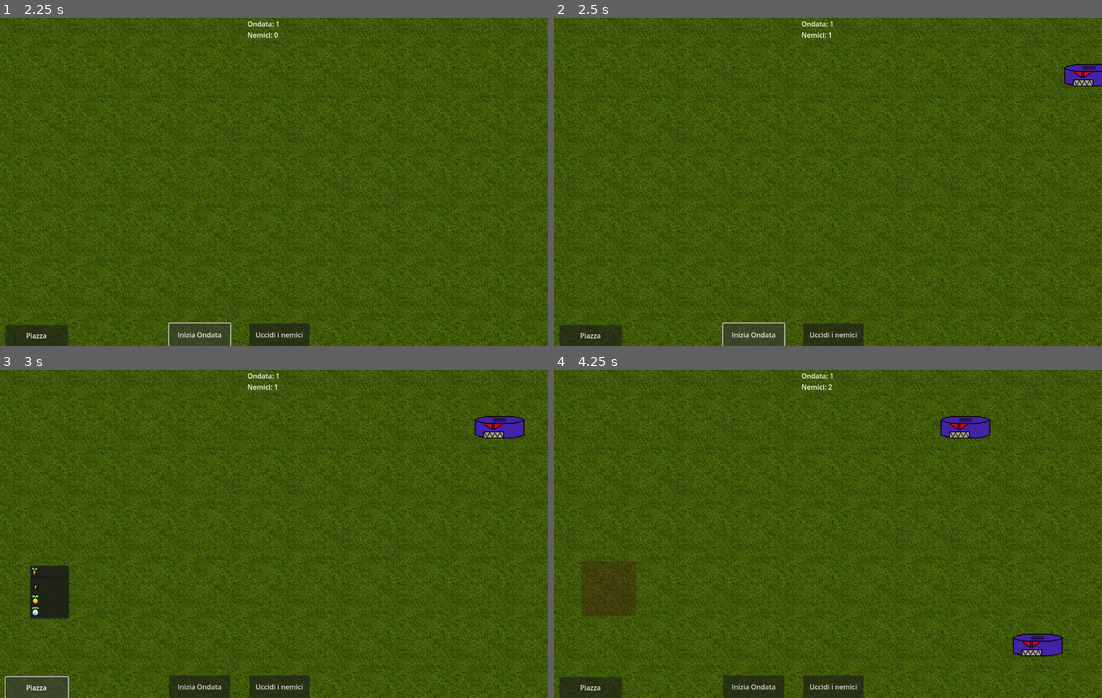
Above: before the commit, frames 1-4 (two rows, left to right).
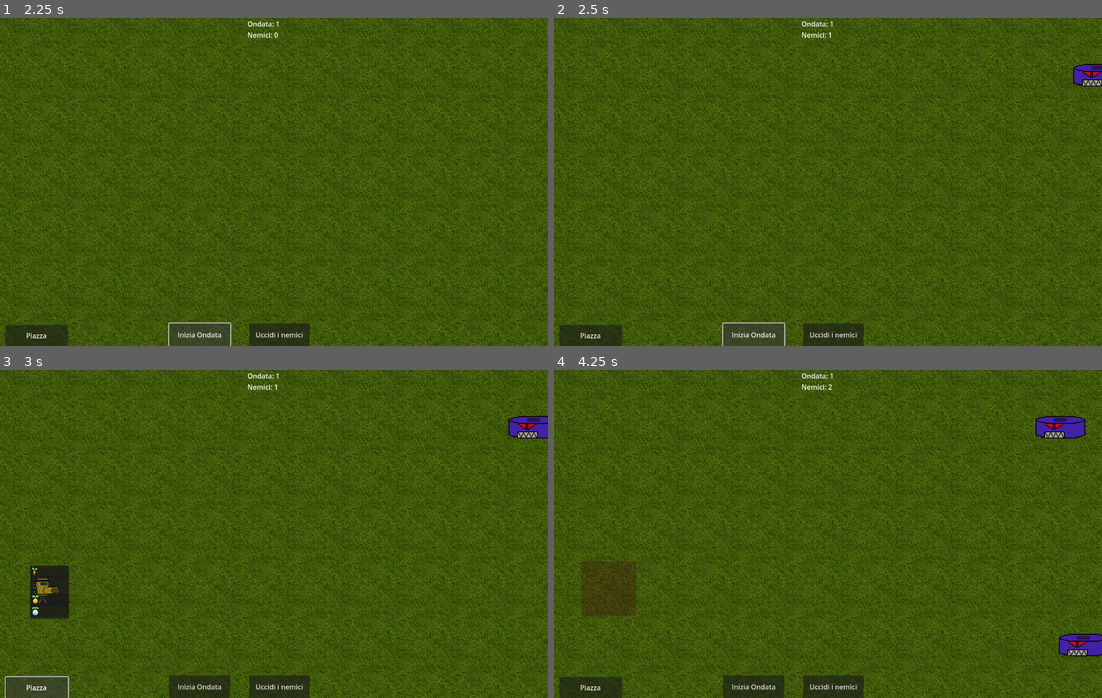
Above: after the commit, the same moments.

Repository: Gabbosenpai/Project-Hydra
Game: Godot game, scene res://Scenes/menu.tscn
The game is run twice, just before and just after one commit, with the same random seed, the same clock (stepped at 60 frames per second) and the same inputs.
Inputs (mouse positions are in pixels of both pictures, inside the frame that each line leads up to):
- Up to frame 1 (2.25 s): click "Gioca" at 0.5 s; click "Inizia Ondata" at 1.25 s; click "Inizia Ondata" at 2 s
- Up to frame 2 (2.5 s): no input
- Up to frame 3 (3 s): click "Piazza" at 2.75 s
- Up to frame 4 (4.25 s): click (603, 573) at 3.5 s

Frame 1 is identical in both runs. In frame 2, 0.3% of the frame differs, in the area x 93-100%, y 13-21%; in frame 3, 0.9%; in frame 4, 2.2%, in the area x 70-100%, y 13-88%.

Commit message:
Bolt Shooter + Animations

Diff:
--- /dev/null
+++ b/Scenes/Bullets/bolt_bullet.tscn
@@ -0,0 +1,46 @@
+[gd_scene load_steps=6 format=3 uid="uid://b05gvrc3mu25p"]
+
+[ext_resource type="Texture2D" uid="uid://cdbxvtyylngje" path="res://Assets/Sprites/Bullets/Bolt Bullet-Animation/Bolt Bullet Animation_0001.png" id="1_fl5ud"]
+[ext_resource type="Script" uid="uid://cchj7a1ftxled" path="res://Scripts/Bullets/bolt_bullet.gd" id="1_oln0k"]
+[ext_resource type="Texture2D" uid="uid://dspncuwxmjv7i" path="res://Assets/Sprites/Bullets/Bolt Bullet-Animation/Bolt Bullet Animation_0002.png" id="2_oln0k"]
+
+[sub_resource type="SpriteFrames" id="SpriteFrames_2ai5s"]
+animations = [{
+"frames": [{
+"duration": 1.0,
+"texture": ExtResource("1_fl5ud")
+}, {
+"duration": 1.0,
+"texture": ExtResource("2_oln0k")
+}],
+"loop": true,
+"name": &"travel",
+"speed": 5.0
+}]
+
+[sub_resource type="CapsuleShape2D" id="CapsuleShape2D_kxw81"]
+radius = 8.0
+height = 17.0
+
+[node name="Bullet" type="Area2D"]
+scale = Vector2(2.5, 2.5)
+script = ExtResource("1_oln0k")
+metadata/_edit_group_ = true
+
+[node name="Sprite2D" type="AnimatedSprite2D" parent="."]
+texture_filter = 1
+position = Vector2(1, -1)
+sprite_frames = SubResource("SpriteFrames_2ai5s")
+animation = &"travel"
+
+[node name="CollisionShape2D" type="CollisionShape2D" parent="."]
+position = Vector2(0.5, 0.5)
+rotation = 1.5708
+shape = SubResource("CapsuleShape2D_kxw81")
+
+[node name="VisibleOnScreenNotifier2D" type="VisibleOnScreenNotifier2D" parent="."]
+position = Vector2(0.5, 0.5)
+scale = Vector2(0.8, 0.85)
+
+[connection signal="area_entered" from="." to="." method="_on_area_entered"]
+[connection signal="screen_exited" from="VisibleOnScreenNotifier2D" to="." method="_on_visible_on_screen_notifier_2d_screen_exited"]
--- a/Scenes/Robots/romba.tscn
+++ b/Scenes/Robots/romba.tscn
@@ -65,7 +65,6 @@
 
 [node name="Robot" type="Area2D" groups=["Robot"]]
 script = ExtResource("1_mrx6w")
-speed = 165
 metadata/_edit_group_ = true
 
 [node name="RobotSprite" type="AnimatedSprite2D" parent="."]
--- /dev/null
+++ b/Scenes/Towers/bolt_shooter.tscn
@@ -0,0 +1,92 @@
+[gd_scene load_steps=16 format=3 uid="uid://dbx4ojee7stsi"]
+
+[ext_resource type="Script" uid="uid://c4avdmb4efayo" path="res://Scripts/Base Tower/base_tower.gd" id="1_yifws"]
+[ext_resource type="PackedScene" uid="uid://b05gvrc3mu25p" path="res://Scenes/Bullets/bolt_bullet.tscn" id="2_lhx2x"]
+[ext_resource type="Texture2D" uid="uid://qxwsfkdg3cng" path="res://Assets/Sprites/Towers/Bolt Shooter/Idle/Bolt Shooter-Idle_0001.png" id="3_lhx2x"]
+[ext_resource type="Texture2D" uid="uid://b0xiidl4rg8uq" path="res://Assets/Sprites/Towers/Bolt Shooter/Idle/Bolt Shooter-Idle_0002.png" id="4_d0ib5"]
+[ext_resource type="Texture2D" uid="uid://dpyppupqe10j0" path="res://Assets/Sprites/Towers/Bolt Shooter/Idle/Bolt Shooter-Idle_0003.png" id="5_3d81r"]
+[ext_resource type="Texture2D" uid="uid://ylh8iljmymgb" path="res://Assets/Sprites/Towers/Bolt Shooter/Idle/Bolt Shooter-Idle_0004.png" id="6_5g4ty"]
+[ext_resource type="Texture2D" uid="uid://2lcgpf2vkssv" path="res://Assets/Sprites/Towers/Bolt Shooter/Idle/Bolt Shooter-Idle_0005.png" id="7_bk8oq"]
+[ext_resource type="Texture2D" uid="uid://y43uqkwtmahv" path="res://Assets/Sprites/Towers/Bolt Shooter/Idle/Bolt Shooter-Idle_0006.png" id="8_ipy0i"]
+[ext_resource type="Texture2D" uid="uid://cvweo1l52fp1k" path="res://Assets/Sprites/Towers/Bolt Shooter/Shoot/Bolt Shooter-Shoot_0003.png" id="11_wb0jr"]
+[ext_resource type="Texture2D" uid="uid://c78sluu2xpgq3" path="res://Assets/Sprites/Towers/Bolt Shooter/Shoot/Bolt Shooter-Shoot_0004.png" id="12_j5uy7"]
+[ext_resource type="Texture2D" uid="uid://clk2y7rsh1tls" path="res://Assets/Sprites/Towers/Bolt Shooter/Shoot/Bolt Shooter-Shoot_0005.png" id="13_i5y0u"]
+[ext_resource type="Texture2D" uid="uid://c7831wklhgb8" path="res://Assets/Sprites/Towers/Bolt Shooter/Shoot/Bolt Shooter-Shoot_0006.png" id="14_wbusq"]
+[ext_resource type="Texture2D" uid="uid://boga8weksd6i1" path="res://Assets/Sprites/Towers/Bolt Shooter/Shoot/Bolt Shooter-Shoot_0007.png" id="15_wpje5"]
+
+[sub_resource type="SpriteFrames" id="SpriteFrames_rel02"]
+animations = [{
+"frames": [{
+"duration": 1.0,
+"texture": ExtResource("3_lhx2x")
+}, {
+"duration": 1.0,
+"texture": ExtResource("4_d0ib5")
+}, {
+"duration": 1.0,
+"texture": ExtResource("5_3d81r")
+}, {
+"duration": 1.0,
+"texture": ExtResource("6_5g4ty")
+}, {
+"duration": 1.0,
+"texture": ExtResource("7_bk8oq")
+}, {
+"duration": 1.0,
+"texture": ExtResource("8_ipy0i")
+}],
+"loop": true,
+"name": &"idle",
+"speed": 3.0
+}, {
+"frames": [{
+"duration": 1.0,
+"texture": ExtResource("11_wb0jr")
+}, {
+"duration": 1.0,
+"texture": ExtResource("12_j5uy7")
+}, {
+"duration": 1.0,
+"texture": ExtResource("13_i5y0u")
+}, {
+"duration": 1.0,
+"texture": ExtResource("14_wbusq")
+}, {
+"duration": 1.0,
+"texture": ExtResource("15_wpje5")
+}],
+"loop": false,
+"name": &"shoot",
+"speed": 5.0
+}]
+
+[sub_resource type="RectangleShape2D" id="RectangleShape2D_flnem"]
+size = Vector2(186, 193)
+
+[node name="Tower" type="Area2D" groups=["Tower"]]
+script = ExtResource("1_yifws")
+BULLET = ExtResource("2_lhx2x")
+metadata/_edit_group_ = true
+
+[node name="TowerSprite" type="AnimatedSprite2D" parent="."]
+texture_filter = 1
+scale = Vector2(3, 3)
+sprite_frames = SubResource("SpriteFrames_rel02")
+animation = &"idle"
+
+[node name="BulletOrigin" type="Marker2D" parent="."]
+position = Vector2(67, -3)
+
+[node name="RayCast2D" type="RayCast2D" parent="."]
+
+[node name="ReloadTimer" type="Timer" parent="RayCast2D"]
+wait_time = 2.0
+one_shot = true
+
+[node name="TowerHitbox" type="CollisionShape2D" parent="."]
+visible = false
+position = Vector2(0, 2.5)
+shape = SubResource("RectangleShape2D_flnem")
+
+[connection signal="animation_finished" from="TowerSprite" to="." method="_on_tower_sprite_animation_finished"]
+[connection signal="timeout" from="RayCast2D/ReloadTimer" to="." method="_on_reload_timer_timeout"]
--- a/Scenes/UI.tscn
+++ b/Scenes/UI.tscn
@@ -1,7 +1,7 @@
 [gd_scene load_steps=5 format=3 uid="uid://b7qojdhekgsee"]
 
 [ext_resource type="Texture2D" uid="uid://nwkvxctg85hx" path="res://Assets/Sprites/Plants/SnoopethDuckDuck Crops/1px/30.png" id="1_hfhsn"]
-[ext_resource type="Texture2D" uid="uid://bri4vpi3nn0a" path="res://Assets/Sprites/Base Tower/Shoot/Minigun_0001.png" id="2_qwshj"]
+[ext_resource type="Texture2D" uid="uid://qxwsfkdg3cng" path="res://Assets/Sprites/Towers/Bolt Shooter/Idle/Bolt Shooter-Idle_0001.png" id="2_hfhsn"]
 [ext_resource type="Texture2D" uid="uid://b8suyftr8std2" path="res://Assets/Sprites/Plants/SnoopethDuckDuck Crops/1px/13.png" id="3_48q88"]
 [ext_resource type="Texture2D" uid="uid://ncdg2vcab82n" path="res://Assets/Sprites/Plants/SnoopethDuckDuck Crops/1px/43.png" id="4_xjg7p"]
 
@@ -49,7 +49,7 @@
 offset_top = 22.0
 offset_right = 90.0
 offset_bottom = 65.0
-icon = ExtResource("2_qwshj")
+icon = ExtResource("2_hfhsn")
 
 [node name="ButtonPlant3" type="Button" parent="PlantSelector"]
 layout_mode = 0
--- a/Scripts/Base Tower/base_tower.gd
+++ b/Scripts/Base Tower/base_tower.gd
@@ -19,10 +19,12 @@
 	armed = not robots_coming.is_empty() # True se ci sono robot bersaglio
 	if reloadTimer.is_stopped() and armed: # Spara solo se ci sono bersagli e la torretta è carica
 		shoot()
+	elif towerSprite.animation != "shoot": # Non interrompere lo shoot a metà
+		towerSprite.play("idle")
 
 # Funzione per sparare un proiettile
 func shoot():
-	$TowerSprite.play()
+	towerSprite.play("shoot")
 	if BULLET:           # Controlla che la scena del proiettile sia assegnata
 		var bullet: Node2D = BULLET.instantiate()  # Istanzia un nuovo bullet
 		get_tree().current_scene.add_child(bullet) # Aggiunge il proiettile come figlio della scena corrente, così è visibile
@@ -62,3 +64,7 @@
 
 func set_riga(value: int) -> void:
 	riga = value
+
+func _on_tower_sprite_animation_finished() -> void:
+	if towerSprite.animation == "shoot":
+		towerSprite.play("idle") # Torna idle solo dopo aver finito lo sparo
--- /dev/null
+++ b/Scripts/Bullets/bolt_bullet.gd
@@ -0,0 +1,33 @@
+extends Area2D  # Estende la classe Area2D, quindi questo script è per un nodo Area2D (ad esempio un proiettile)
+
+# Variabili esportate per poterle modificare facilmente dall'editor di Godot
+@export var speed = 200          # Velocità del proiettile
+@export var bullet_damage = 10    # Danno che il proiettile infligge agli nemici
+
+@onready var bulletSprite = $Sprite2D
+
+# Funzione chiamata ad ogni frame fisico (numero fisso di frame al secondo)
+func _physics_process(delta):
+	# Calcola il movimento in base alla direzione a destra, alla velocità e al tempo trascorso (delta)
+	var movement = Vector2.RIGHT * speed * delta
+	bulletSprite.play("travel")
+	# Aggiorna la posizione globale del proiettile spostandolo in avanti
+	global_position += movement
+
+# Funzione chiamata quando il nodo esce dallo schermo (usando un VisibleOnScreenNotifier2D collegato)
+func _on_visible_on_screen_notifier_2d_screen_exited():
+	# Distrugge il nodo, liberando la memoria e rimuovendo il proiettile
+	queue_free()
+
+# Funzione chiamata quando questo Area2D entra in collisione con un altro Area2D
+func _on_area_entered(area: Area2D):
+	# Ottiene il nodo genitore dell'area entrata in collisione (di solito l'enemy)
+	var enemy_node = area.get_parent()
+
+	# Controlla se il nodo genitore appartiene al gruppo "Robot" e ha il metodo "take_damage"
+	if enemy_node.is_in_group("Robot") and enemy_node.has_method("take_damage"):
+		# Chiama la funzione take_damage sull'enemy, passando il valore del danno del proiettile
+		enemy_node.take_damage(bullet_damage)
+
+		# Dopo aver colpito l'enemy, il proiettile si distrugge
+		queue_free()
--- a/Scripts/main.gd
+++ b/Scripts/main.gd
@@ -45,7 +45,7 @@
 # Dizionario con le scene delle piante disponibili per piazzamento
 var plant_scenes = {
 	"plant1": preload("res://Scenes/Plants/plant.tscn"),
-	"plant2": preload("res://Scenes/Base Tower/base_tower.tscn"),
+	"plant2": preload("res://Scenes/Towers/bolt_shooter.tscn"),
 	"plant3": preload("res://Scenes/Plants/plant_3.tscn"),
 	"plant4": preload("res://Scenes/Plants/plant_4.tscn")
 }
Binary file added: Assets/Sprites/Bullets/Bolt Bullet-Animation/Bolt Bullet Animation_0001.png
Not shown, added: Assets/Sprites/Bullets/Bolt Bullet-Animation/Bolt Bullet Animation_0001.png.import
Binary file added: Assets/Sprites/Bullets/Bolt Bullet-Animation/Bolt Bullet Animation_0002.png
Not shown, added: Assets/Sprites/Bullets/Bolt Bullet-Animation/Bolt Bullet Animation_0002.png.import
Binary file added: Assets/Sprites/Towers/Bolt Shooter/Idle/Bolt Shooter-Idle_0001.png
Not shown, added: Assets/Sprites/Towers/Bolt Shooter/Idle/Bolt Shooter-Idle_0001.png.import
Binary file added: Assets/Sprites/Towers/Bolt Shooter/Idle/Bolt Shooter-Idle_0002.png
Not shown, added: Assets/Sprites/Towers/Bolt Shooter/Idle/Bolt Shooter-Idle_0002.png.import
Binary file added: Assets/Sprites/Towers/Bolt Shooter/Idle/Bolt Shooter-Idle_0003.png
Not shown, added: Assets/Sprites/Towers/Bolt Shooter/Idle/Bolt Shooter-Idle_0003.png.import
Binary file added: Assets/Sprites/Towers/Bolt Shooter/Idle/Bolt Shooter-Idle_0004.png
Not shown, added: Assets/Sprites/Towers/Bolt Shooter/Idle/Bolt Shooter-Idle_0004.png.import
(and 19 more such lines)
